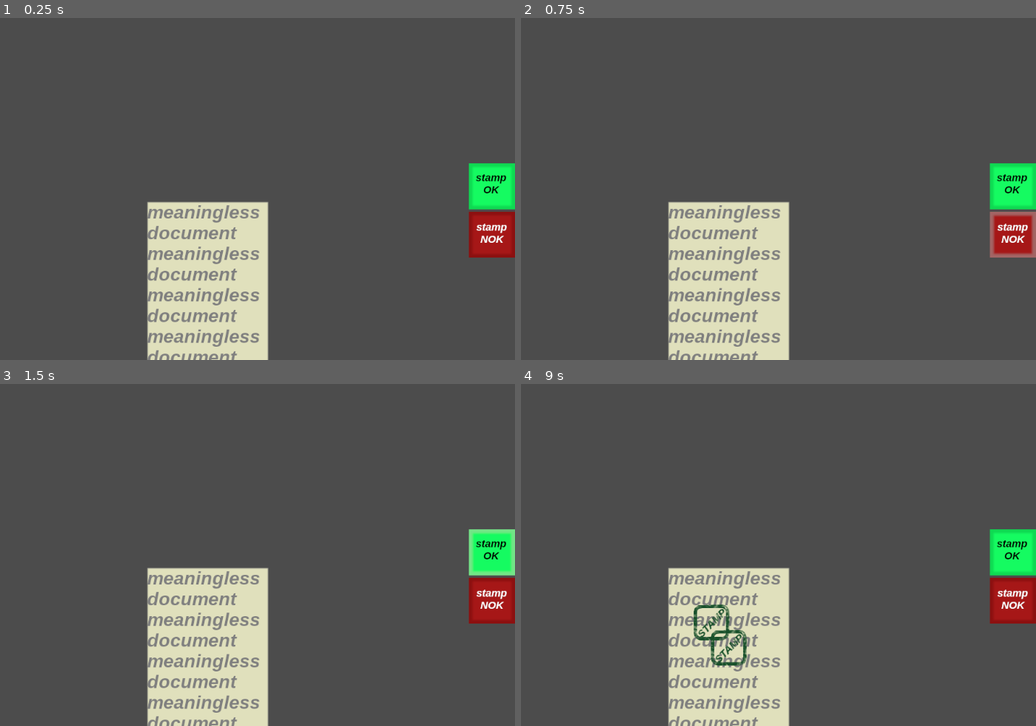
Above: before the commit, frames 1-4 (two rows, left to right).
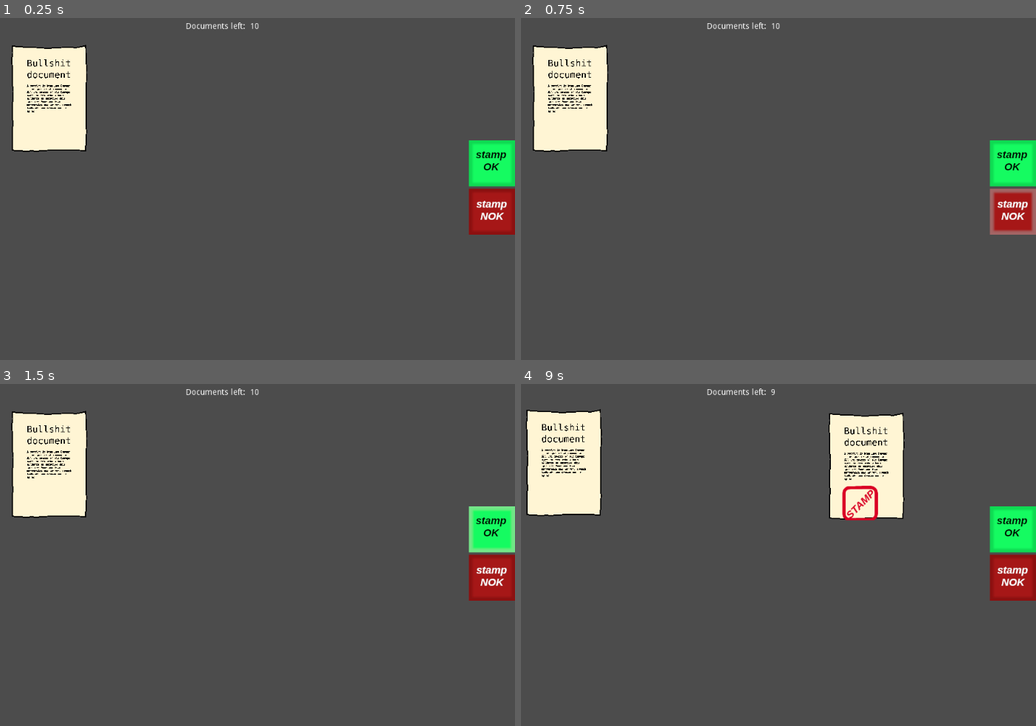
Above: after the commit, the same moments.

Repository: cfpi-fpsi/ld51
Game: Godot game, scene res://StampTask.tscn
The game is run twice, just before and just after one commit, with the same random seed, the same clock (stepped at 60 frames per second) and the same inputs. This scene is started directly instead of the project's main scene.
Inputs (mouse positions are in pixels of both pictures, inside the frame that each line leads up to; where the layout moved, square brackets give the same spot in the first picture):
- Up to frame 1 (0.25 s): no input
- Up to frame 2 (0.75 s): click (1015, 212) [1015, 233] at 0.5 s
- Up to frame 3 (1.5 s): click (494, 531) [494, 551] at 1.25 s
- Up to frame 4 (9 s): click (1015, 531) [1015, 551] at 2 s; click (1015, 578) [1015, 599] at 2.75 s; click (1015, 531) [1015, 551] at 3.5 s; click (1015, 578) [1015, 599] at 4.25 s; tap Enter at 5, 6.5, 8 s; move the mouse to (727, 647) at 5.02 s; click (727, 647) at 5.17 s; tap Space at 5.75, 7.25, 8.75 s; move the mouse to (624, 572) at 5.77 s; click (624, 572) at 5.92 s; move the mouse to (799, 476) at 6.52 s; click (799, 476) at 6.67 s; move the mouse to (711, 623) at 7.27 s; click (711, 623) at 7.42 s; move the mouse to (917, 606) at 8.02 s; click (917, 606) at 8.17 s; move the mouse to (562, 500) at 8.77 s; click (562, 500) at 8.92 s

The runs differ from the first frame. In frame 1, 18% of the frame differs, in the area x 2-100%, y 1-100%; in frame 2, 18%; in frame 3, 18%; in frame 4, 22%, in the area x 0-100%, y 1-100%.

Commit message:
Stamp task

Diff:
--- a/Document.gd
+++ b/Document.gd
@@ -1,23 +1,31 @@
 extends Area2D
+
+signal stamping(doc, pos)
+signal stamped(doc)
+
+var doc_type
+var stamped = false
 
 # Called when the node enters the scene tree for the first time.
 func _ready():
 	pass # Replace with function body.
 
 func _input_event(viewport, event, shape_idx):
-	if event is InputEventMouseButton:
-		print("Clicked on the document")
-		stamp_document(to_local(event.global_position))
+	if event is InputEventMouseButton and event.pressed:
+		if stamped:
+			return
+		emit_signal("stamping", self, to_local(event.position))
 
-func stamp_document(pos):
+func stamp_document(pos, stamp_image, stamp_type):
+	pos -= stamp_image.get_size() / 2
 	var new_image_texture = ImageTexture.new()
 	var new_image = Image.new()
 	var base_image = $page.texture.get_data()
 	base_image.convert(Image.FORMAT_RGBA8)
-	var stamp_image = load("res://work/stamp_ok.png").get_data()
-	pos -= stamp_image.get_size() / 2
 	new_image.create(base_image.get_size().x, base_image.get_size().y, false, Image.FORMAT_RGBA8)
 	new_image.blit_rect(base_image, Rect2(Vector2.ZERO, base_image.get_size()), Vector2.ZERO)
 	new_image.blend_rect(stamp_image, Rect2(Vector2.ZERO, stamp_image.get_size()), pos)
 	new_image_texture.create_from_image(new_image)
 	$page.texture = new_image_texture
+	stamped = true
+	emit_signal("stamped", self)
--- a/Document.tscn
+++ b/Document.tscn
@@ -1,16 +1,16 @@
 [gd_scene load_steps=4 format=2]
 
-[ext_resource path="res://work/document.png" type="Texture" id=1]
+[ext_resource path="res://work/Document.png" type="Texture" id=1]
 [ext_resource path="res://Document.gd" type="Script" id=2]
 
 [sub_resource type="RectangleShape2D" id=1]
-extents = Vector2( 104.5, 139.5 )
+extents = Vector2( 63.75, 91.75 )
 
 [node name="Document" type="Area2D"]
 script = ExtResource( 2 )
 
 [node name="CollisionShape2D" type="CollisionShape2D" parent="."]
-position = Vector2( 105, 139 )
+position = Vector2( 63, 93 )
 shape = SubResource( 1 )
 
 [node name="page" type="Sprite" parent="."]
--- /dev/null
+++ b/DocumentsLeftCount.gd
@@ -0,0 +1,7 @@
+extends Label
+
+func _read():
+	pass
+
+func _on_StampTask_stamp_count_update(total, count):
+	self.text = "%d" % (total - count)
--- a/StampTask.gd
+++ b/StampTask.gd
@@ -2,10 +2,47 @@
 
 var document_scene = preload("res://Document.tscn")
 var current_stamp = null
+var stamps = {}
+var stamp_ok_image = preload("res://work/stamp_ok.png").get_data()
+var stamp_nok_image = preload("res://work/stamp_nok.png").get_data()
+var stamps_count = 0
+var max_documents = 10
+
+signal stamp_count_update(count)
+signal task_completed
 
 func _ready():
-	for i in 1:
+	stamps['ok'] = stamp_ok_image
+	stamps['nok'] = stamp_nok_image
+	add_new_document()
+	emit_signal("stamp_count_update", max_documents, stamps_count)
+
+func add_new_document():
 		var doc = document_scene.instance()
-		doc.position = Vector2(100 + randi() % 50, randi() % 50)
+		if randi() % 2 == 0:
+			doc.doc_type = stamps['ok']
+		else:
+			doc.doc_type = stamps['nok']
+		doc.connect("stamping", self, "_on_document_stamp")
+		doc.connect("stamped", self, "_on_stamped_document")
+		doc.position = Vector2(100 + randi() % 15, -stamps_count + (randi() % 5 - 2))
 		$UnstampedPile.add_child(doc)
-	pass # Replace with function body.
+
+func _on_document_stamp(doc, pos):
+	if current_stamp != null:
+		doc.stamp_document(pos, stamps[current_stamp], current_stamp)
+
+func _on_stamped_document(doc):
+	$UnstampedPile.remove_child(doc)
+	$StampedPile.add_child(doc)
+	add_new_document()
+	stamps_count += 1
+	emit_signal("stamp_count_update", max_documents, stamps_count)
+	if stamps_count >= max_documents:
+		emit_signal("task_completed")
+
+func _on_change_ok_stamp():
+	current_stamp = 'ok'
+
+func _on_change_nok_stamp():
+	current_stamp = 'nok'
--- a/StampTask.tscn
+++ b/StampTask.tscn
@@ -7,15 +7,16 @@
 [ext_resource path="res://work/stamp_nok_button_normal.png" type="Texture" id=5]
 [ext_resource path="res://work/stamp_nok_button_pressed.png" type="Texture" id=6]
 [ext_resource path="res://work/stamp_nok_button_hover.png" type="Texture" id=7]
+[ext_resource path="res://DocumentsLeftCount.gd" type="Script" id=8]
 
 [node name="StampTask" type="Node2D"]
 script = ExtResource( 1 )
 
 [node name="UnstampedPile" type="Node2D" parent="."]
-position = Vector2( 264, 285 )
+position = Vector2( 36, 50 )
 
 [node name="StampedPile" type="Node2D" parent="."]
-position = Vector2( 795, 282 )
+position = Vector2( 550, 53 )
 
 [node name="CanvasLayer" type="CanvasLayer" parent="."]
 
@@ -25,8 +26,8 @@
 anchor_right = 1.0
 anchor_bottom = 0.5
 margin_left = -80.0
-margin_top = -42.0
-margin_bottom = 42.0
+margin_top = -82.0
+margin_bottom = 82.0
 
 [node name="StampOKButton" type="TextureButton" parent="CanvasLayer/VBoxContainer"]
 margin_right = 80.0
@@ -42,3 +43,28 @@
 texture_normal = ExtResource( 5 )
 texture_pressed = ExtResource( 6 )
 texture_hover = ExtResource( 7 )
+
+[node name="HBoxContainer" type="HBoxContainer" parent="CanvasLayer"]
+anchor_left = 0.5
+anchor_right = 0.5
+margin_left = -59.5
+margin_right = 59.5
+margin_bottom = 40.0
+
+[node name="Label" type="Label" parent="CanvasLayer/HBoxContainer"]
+margin_top = 13.0
+margin_right = 107.0
+margin_bottom = 27.0
+text = "Documents left: "
+
+[node name="DocumentsLeftCount" type="Label" parent="CanvasLayer/HBoxContainer"]
+margin_left = 111.0
+margin_top = 13.0
+margin_right = 119.0
+margin_bottom = 27.0
+text = "0"
+script = ExtResource( 8 )
+
+[connection signal="stamp_count_update" from="." to="CanvasLayer/HBoxContainer/DocumentsLeftCount" method="_on_StampTask_stamp_count_update"]
+[connection signal="pressed" from="CanvasLayer/VBoxContainer/StampOKButton" to="." method="_on_change_ok_stamp"]
+[connection signal="pressed" from="CanvasLayer/VBoxContainer/StampNOKButton" to="." method="_on_change_nok_stamp"]
Not shown: 1 places in StampTask.tscn that only renumber resources
